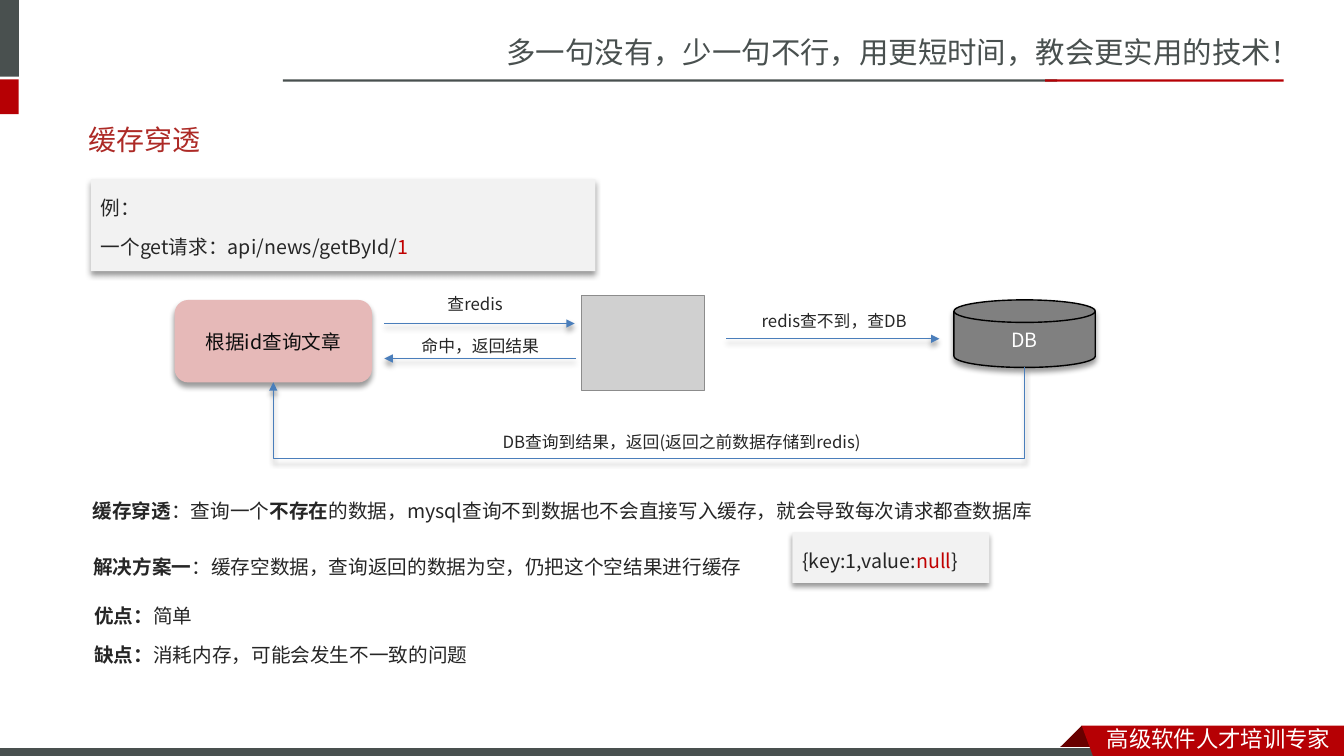
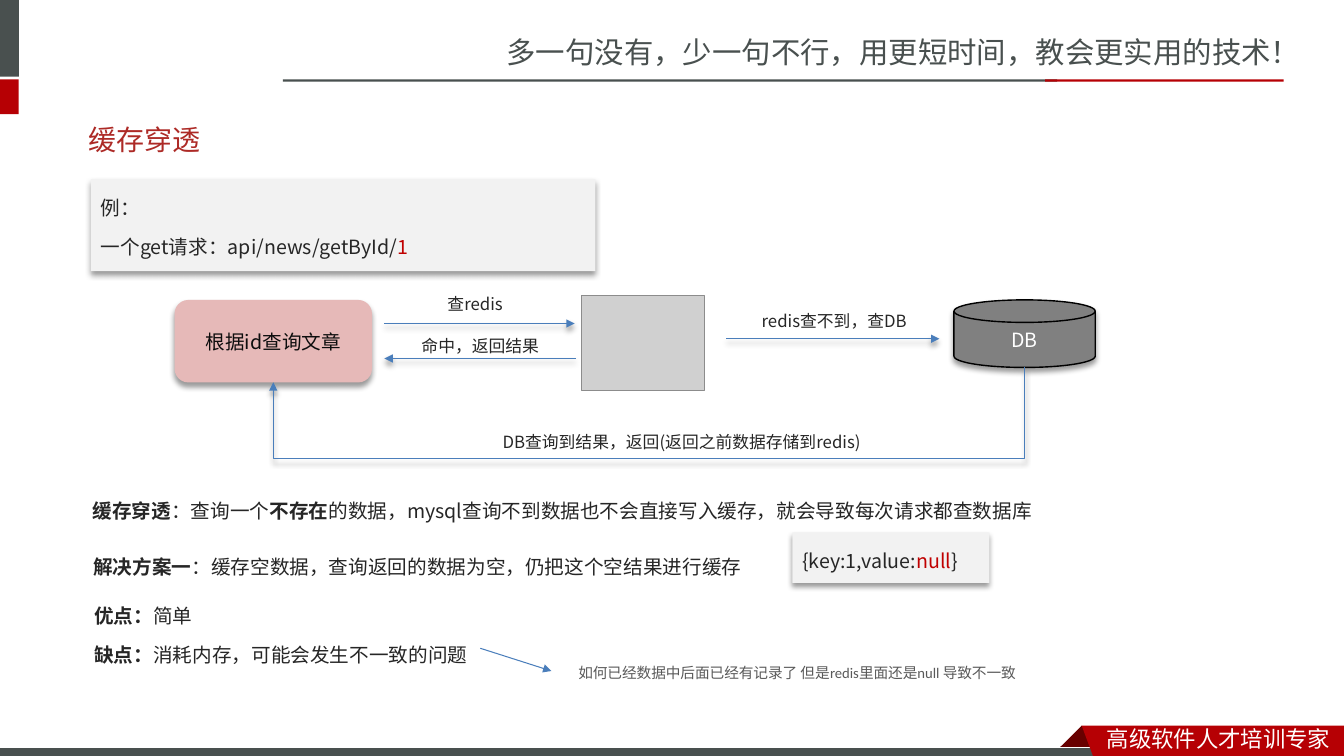
Before and after one commit to mansteinr/note-book, a slide deck: slide 6 of Java/黑马面试题/Redis/02-Redis篇.pptx. Drawn at 1344x756 pixels with LibreOffice and Linux fonts; fonts in the diff are those of the drawing; grey boxes stand for pictures; background and template pictures are left out. Boxes give left, top, right and bottom in pixels: in the first picture for what was removed or moved away, otherwise in the second. Text is boxed around its words. In the diff, an @@ line names an element or a change of style, - is before the commit and + after.

```diff
--- a/Java/黑马面试题/Redis/02-Redis篇.pptx
+++ b/Java/黑马面试题/Redis/02-Redis篇.pptx
@@ arrow added from (480, 648) to (552, 671), #4B7EBC 0.75 pt @@
@@ text added at (x1=578, y1=665, x2=1016, y2=679), 10.5 pt, text #595959 @@
+如何已经数据中后面已经有记录了 但是redis里面还是null 导致不一致
```
Also in this commit, not shown: 11 other files.
